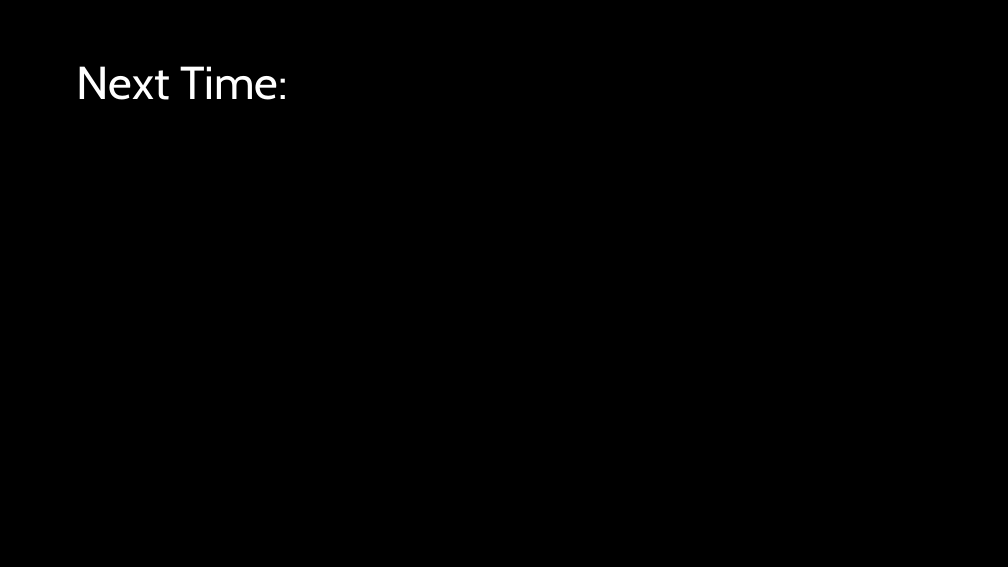
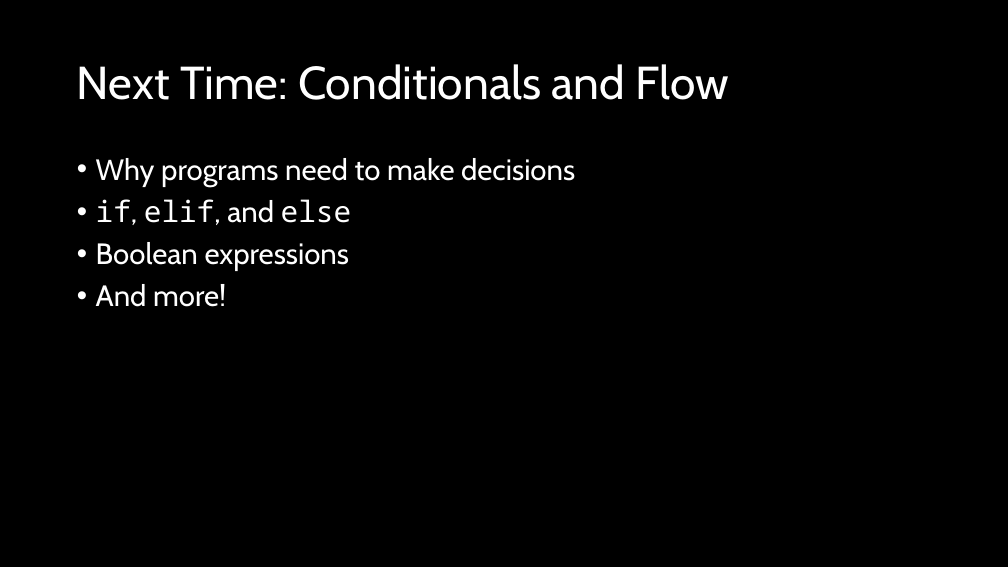
Before and after one commit to d-guh/computer-courses, a slide deck: slide 16 of intro-to-python/03/lesson-03.pptx (slide 4 before the commit). Drawn at 1008x567 pixels with LibreOffice and Linux fonts; fonts in the diff are those of the drawing; background and template pictures are left out. Boxes give left, top, right and bottom in pixels: in the first picture for what was removed or moved away, otherwise in the second. Text is boxed around its words. In the diff, an @@ line names an element or a change of style, - is before the commit and + after.

```diff
--- a/intro-to-python/03/lesson-03.pptx
+++ b/intro-to-python/03/lesson-03.pptx
@@ title at (77, 64, 730, 100): text changed @@
-Next Time:
+Next Time: Conditionals and Flow
@@ text added at (96, 158, 575, 307), 28 pt, text #FFFFFF @@
+• Why programs need to make decisions
+• if, elif, and else
+• Boolean expressions
+• And more!
```
Also in this commit, not shown: 1 other slide changed, 12 slides added, 1 other file.
